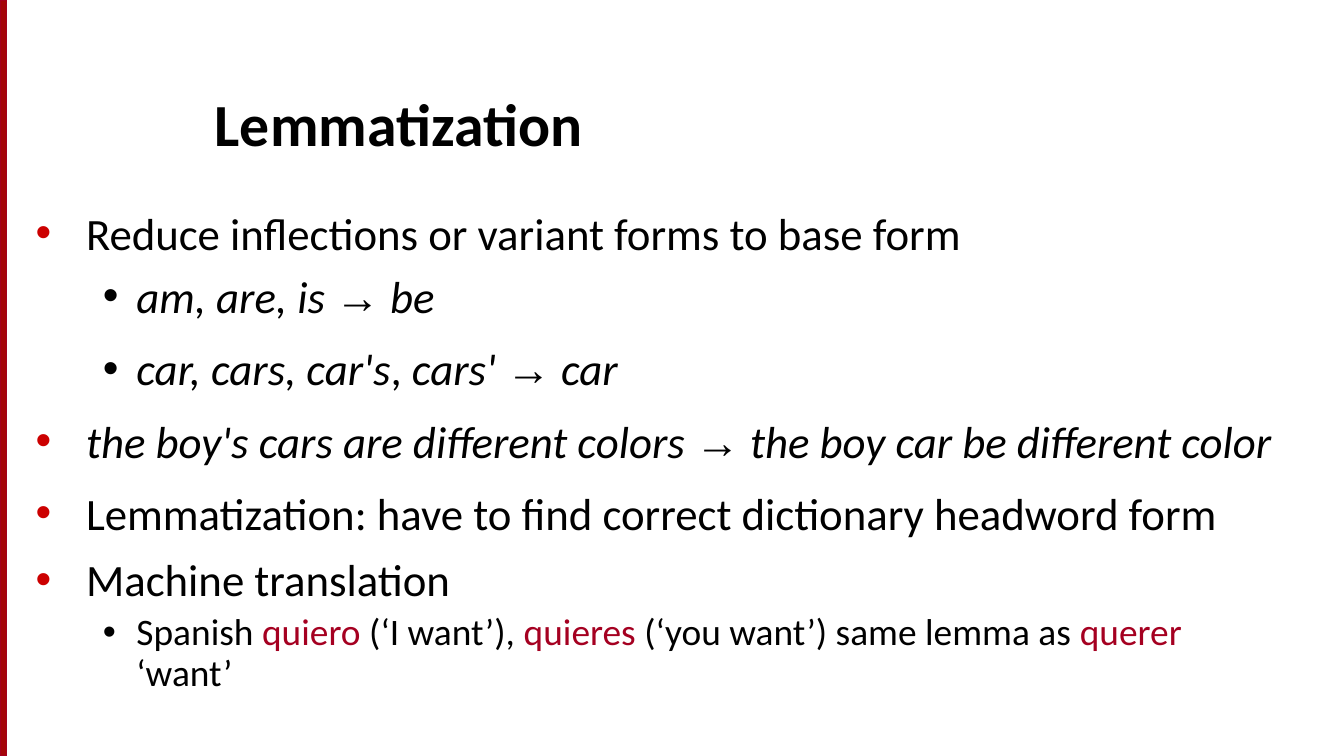
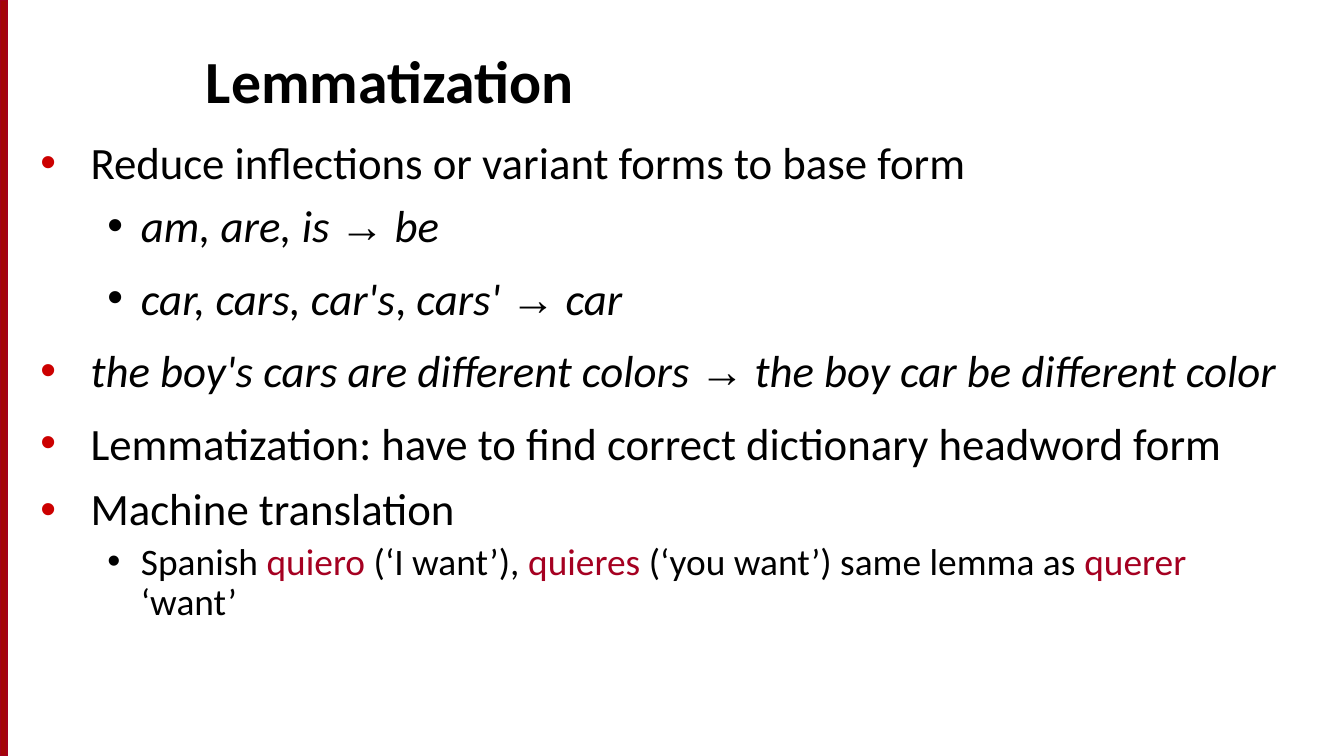
Before and after one commit to motazsaad/NLP-ICTS6361, a slide deck: slide 32 of textbooks/Speech and Language Processing/chapters/2_TextProc.pptx. Drawn at 1344x756 pixels with LibreOffice and Linux fonts; fonts in the diff are those of the drawing. Boxes give left, top, right and bottom in pixels: in the first picture for what was removed or moved away, otherwise in the second. Text is boxed around its words. In the diff, an @@ line names an element or a change of style, - is before the commit and + after.

```diff
--- a/textbooks/Speech and Language Processing/chapters/2_TextProc.pptx
+++ b/textbooks/Speech and Language Processing/chapters/2_TextProc.pptx
@@ text "Lemmatization": place and size @@
-text "Lemmatization" at (215, 104, 582, 147)
+text "Lemmatization" at (206, 61, 573, 104)
@@ text "Reduce inflections or variant forms ...": place and size @@
-text "Reduce inflections or variant forms ..." at (86, 219, 1271, 687)
+text "Reduce inflections or variant forms ..." at (91, 148, 1276, 616)
```
Also in this commit, not shown: 18 other slides changed.
